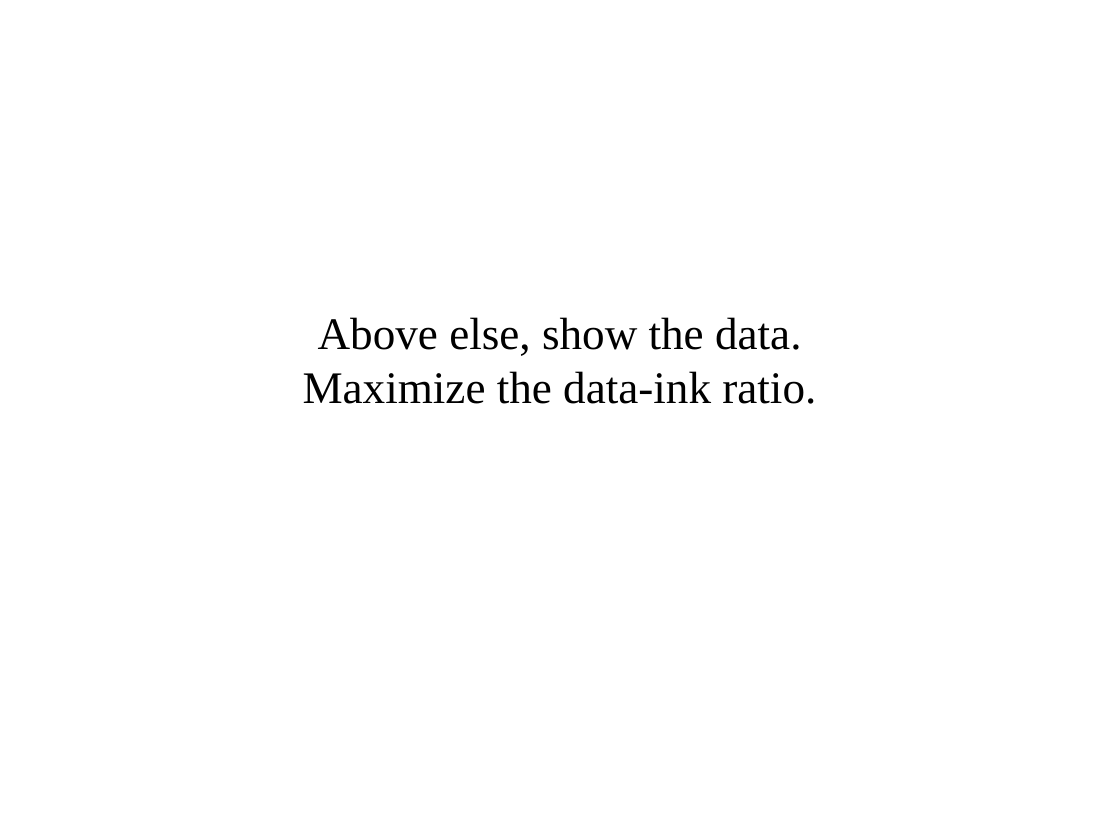
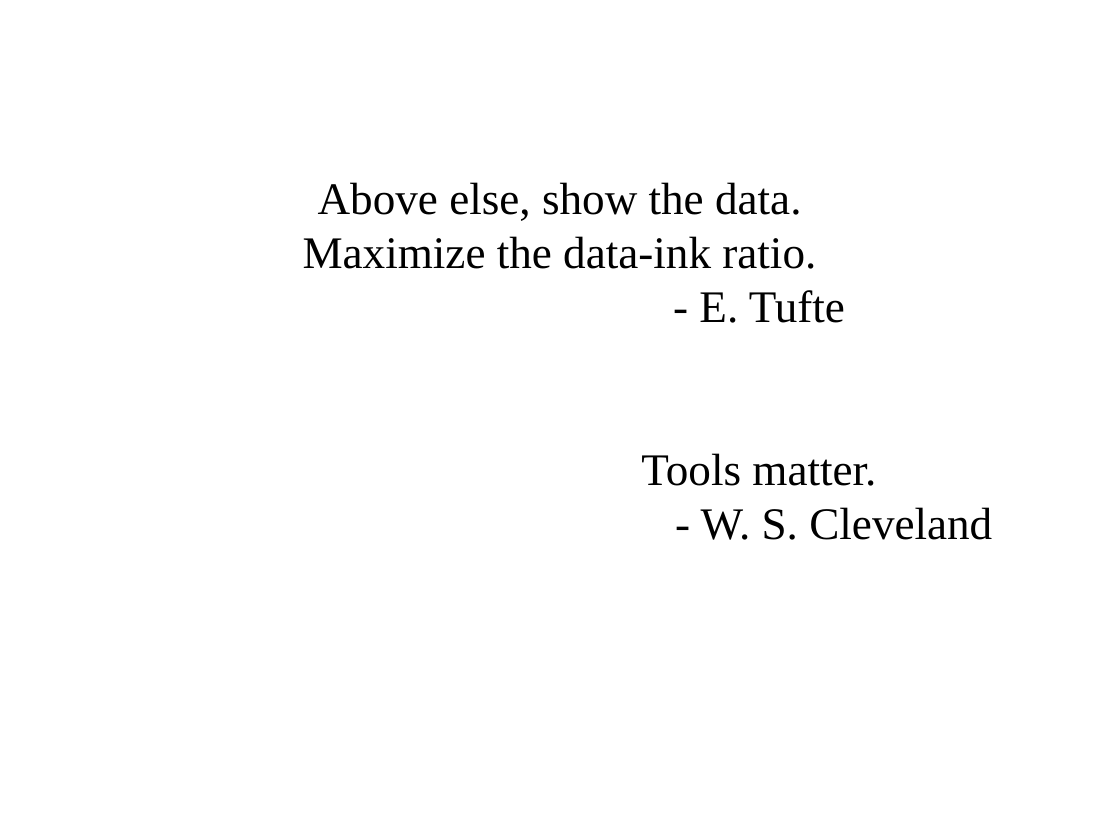
Before and after one commit to amueller/applied_ml_spring_2017, a slide deck: slide 4 of slides/aml-03-012517.odp (slide 5 before the commit). Drawn at 1120x840 pixels with LibreOffice and Linux fonts; fonts in the diff are those of the drawing. Boxes give left, top, right and bottom in pixels: in the first picture for what was removed or moved away, otherwise in the second. Text is boxed around its words. In the diff, an @@ line names an element or a change of style, - is before the commit and + after.

```diff
--- a/slides/aml-03-012517.odp
+++ b/slides/aml-03-012517.odp
@@ subtitle at (x1=641, y1=290, x2=992, y2=540): paragraphs added @@
+- E. Tufte
+Tools matter.
+- W. S. Cleveland
```
Also in this commit, not shown: 5 other slides changed, 3 slides added, 2 slides removed, 1 other file.
